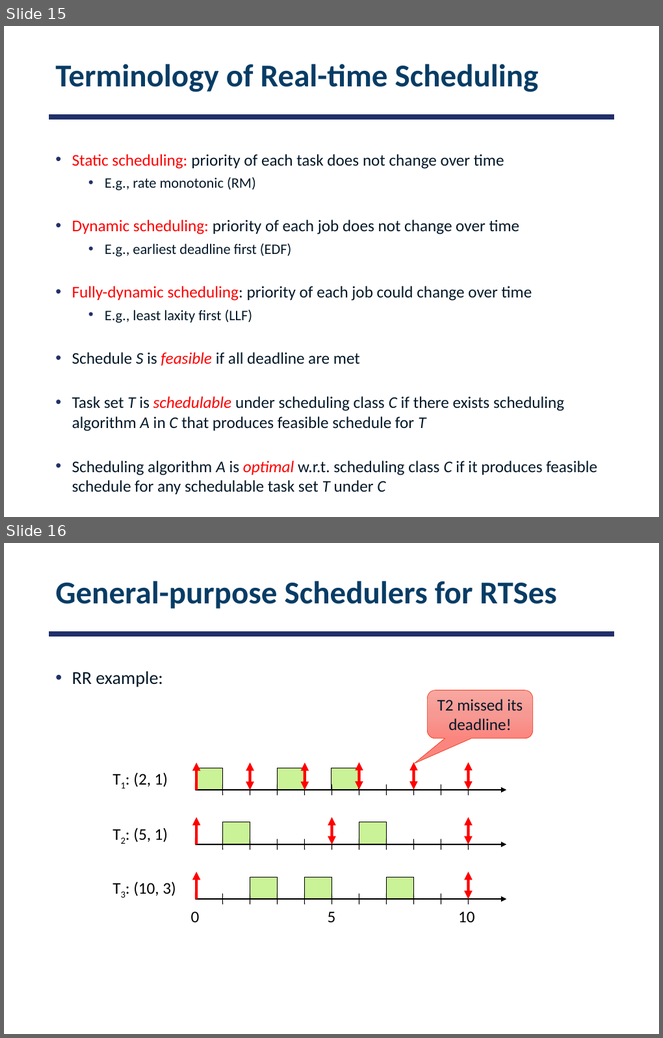
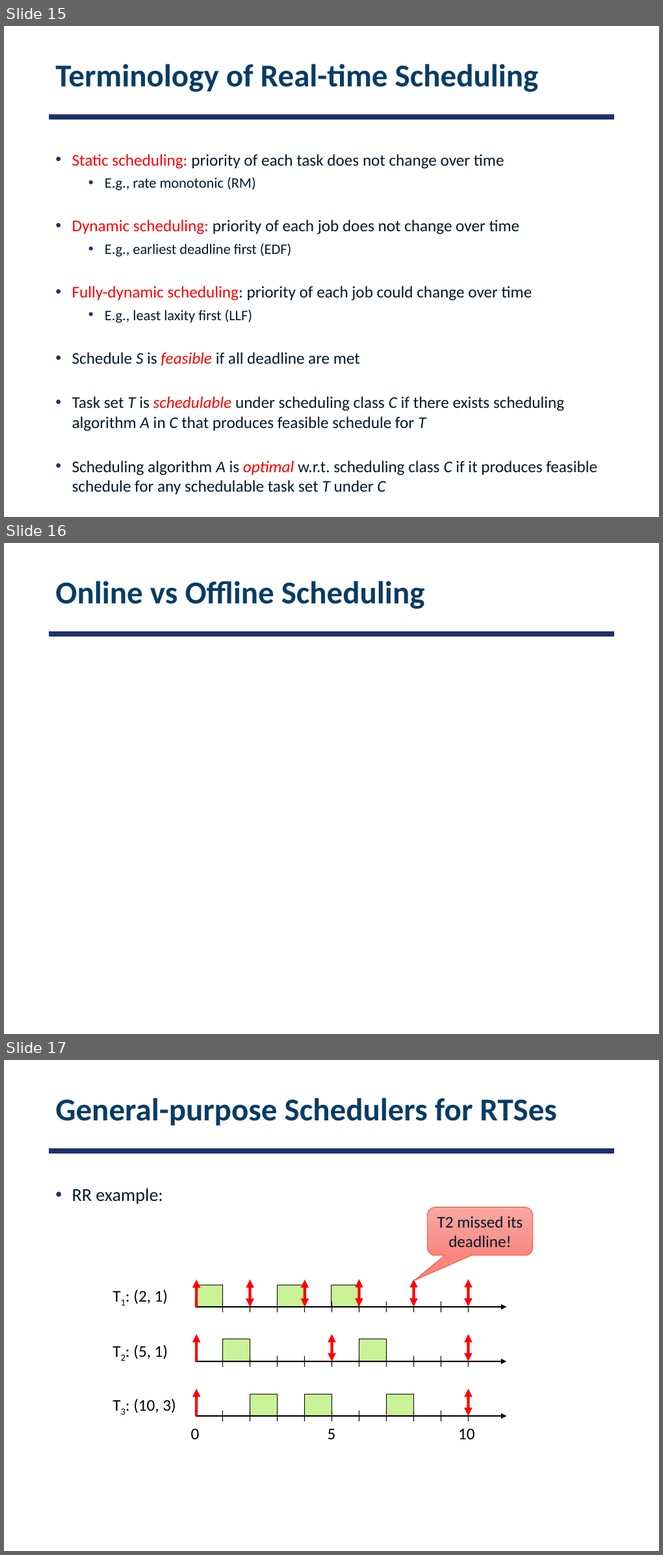
Before and after one commit to smajidzahedi/ECE350, a slide deck: Lectures/06-realtime.pptx. Shown one above the other, each under a label of ours: slides 15 and 16 before the commit, slides 15, 16 and 17 after it. The pictures are 663x1038 and 663x1555 pixels, drawn with LibreOffice and Linux fonts; fonts in the diff are those of the drawing; grey boxes stand for pictures. Boxes give left, top, right and bottom in pixels: in the first picture for what was removed or moved away, otherwise in the second. Text is boxed around its words. In the diff, an @@ line names an element or a change of style, - is before the commit and + after.

```diff
--- a/Lectures/06-realtime.pptx
+++ b/Lectures/06-realtime.pptx
@@ slide 16 added at <box>4,543,659,1034</box>, background #FFFFFF; not listed: 1 template element that a slide beside it also shows @@
@@ title added at <box>55,581,425,609</box>, 35 pt, text #073C65, bold @@
+Online vs Offline Scheduling
@@ what was slide 16 is now slide 17 @@
```
Also in this commit, not shown: 3 other files.
